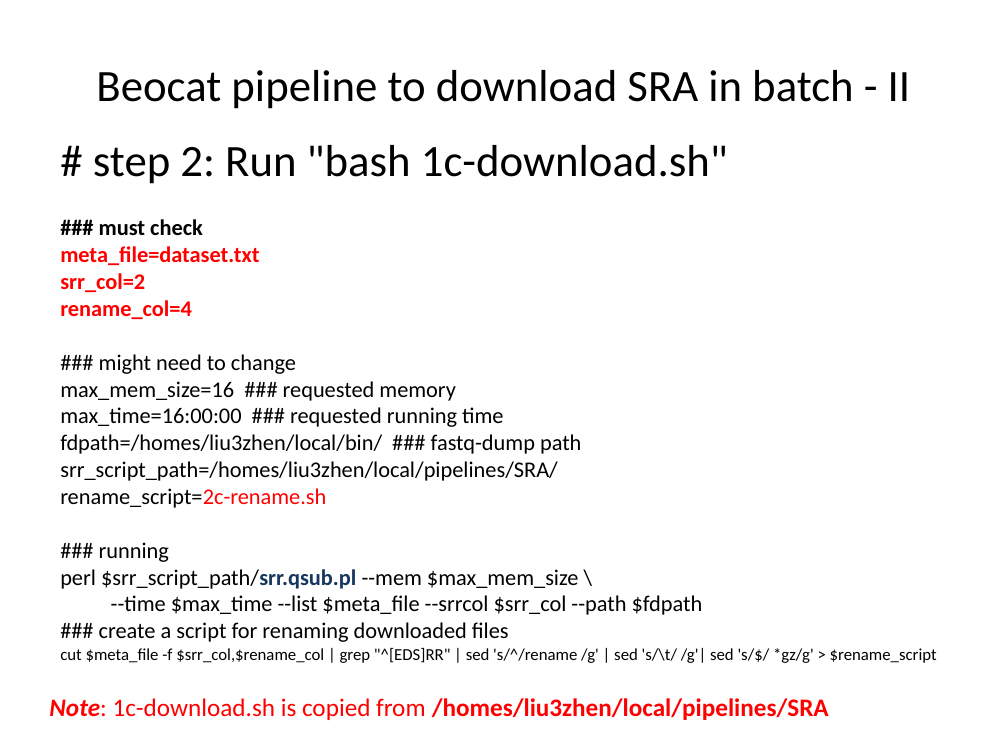
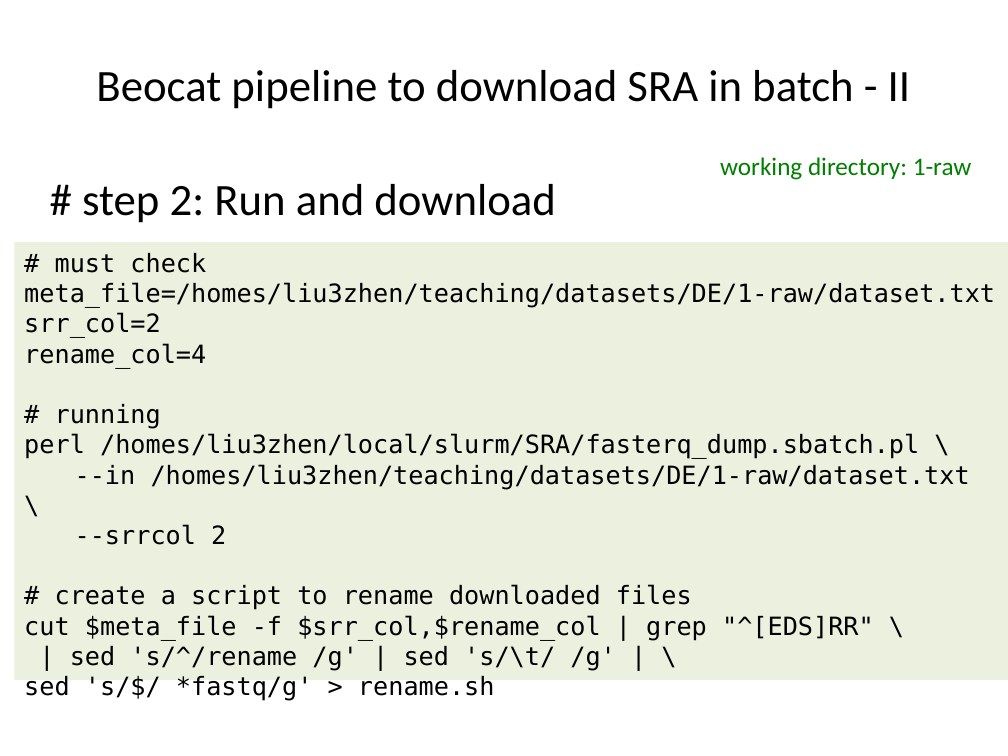
Before and after one commit to liu3zhenlab/teaching, a slide deck: slide 9 of PLPTH813Bioinformatis/2021/inclassProjects/lecture02_in-class-project/RNA-Seq/in-class.project_DE.pptx. Drawn at 1008x756 pixels with LibreOffice and Linux fonts; fonts in the diff are those of the drawing. Boxes give left, top, right and bottom in pixels: in the first picture for what was removed or moved away, otherwise in the second. Text is boxed around its words. In the diff, an @@ line names an element or a change of style, - is before the commit and + after.

```diff
--- a/PLPTH813Bioinformatis/2021/inclassProjects/lecture02_in-class-project/RNA-Seq/in-class.project_DE.pptx
+++ b/PLPTH813Bioinformatis/2021/inclassProjects/lecture02_in-class-project/RNA-Seq/in-class.project_DE.pptx
@@ text added at (720, 157, 972, 180), 18 pt, text #008000 @@
+working directory: 1-raw
@@ text at (82, 184, 555, 223): text changed @@
-# step 2: Run "bash 1c-download.sh"
+# step 2: Run and download
@@ rectangle "# must check": place and size @@
-rectangle "# must check" at (60, 219, 937, 663)
+rectangle "# must check" at (14, 242, 1008, 679)
@@ rectangle "# must check" at (14, 242, 1008, 679): fill none to #EBF1DE @@
@@ text in rectangle at (24, 253, 995, 308): text changed; size 16 to 18 pt; font Calibri to DejaVu Sans Mono; text colour #FF0000 to #000000; bold off @@
-### must check
-meta_file=dataset.txt
+# must check
+meta_file=/homes/liu3zhen/teaching/datasets/DE/1-raw/dataset.txt
@@ text in rectangle at (24, 312, 206, 369): size 16 to 18 pt, font Calibri to DejaVu Sans Mono, text colour #FF0000 to #000000, bold off in "srr_col=2", "rename_col=4" @@
@@ text in rectangle at (24, 404, 969, 671): text changed; size 16 to 18 pt; font Calibri to DejaVu Sans Mono @@
-### might need to change
-max_mem_size=16 ### requested memory
-max_time=16:00:00 ### requested running time
-fdpath=/homes/liu3zhen/local/bin/ ### fastq-dump path
-srr_script_path=/homes/liu3zhen/local/pipelines/SRA/
-rename_script=2c-rename.sh
-### running
-perl $srr_script_path/srr.qsub.pl --mem $max_mem_size \
---time $max_time --list $meta_file --srrcol $srr_col --path $fdpath
-### create a script for renaming downloaded files
-cut $meta_file -f $srr_col,$rename_col | grep "^[EDS]RR" | sed 's/^/rename /g' | sed 's/\t/ /g'| sed 's/$/ *gz/g' > $rename_script
+# running
+perl /homes/liu3zhen/local/slurm/SRA/fasterq_dump.sbatch.pl \
+--in /homes/liu3zhen/teaching/datasets/DE/1-raw/dataset.txt \
+--srrcol 2
+# create a script to rename downloaded files
+cut $meta_file -f $srr_col,$rename_col | grep "^[EDS]RR" \
+| sed 's/^/rename /g' | sed 's/\t/ /g' | \
+sed 's/$/ *fastq/g' > rename.sh
@@ text removed at (49, 698, 829, 720) @@
-Note: 1c-download.sh is copied from /homes/liu3zhen/local/pipelines/SRA
```
Also in this commit, not shown: 14 other slides changed, 4 slides added, 2 slides removed, 19 other files.
